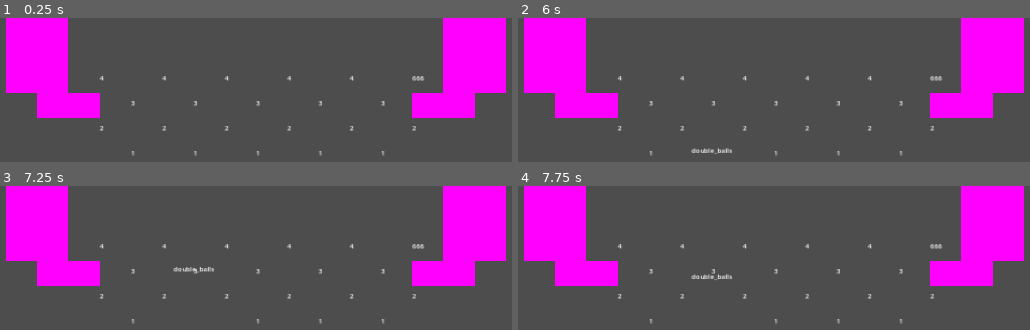
Above: before the commit, frames 1-4 (two rows, left to right).
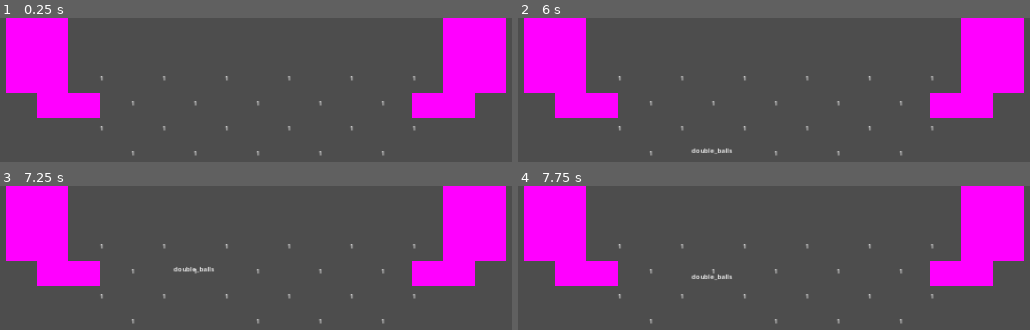
Above: after the commit, the same moments.

Repository: O-39889/brickout
Game: Godot game, scene res://scenes/level.tscn
The game is run twice, just before and just after one commit, with the same random seed, the same clock (stepped at 60 frames per second) and the same inputs.
Inputs (mouse positions are in pixels of both pictures, inside the frame that each line leads up to):
- Up to frame 1 (0.25 s): no input
- Up to frame 2 (6 s): tap Enter at 0.5 s; move the mouse to (outside the picture) at 0.52 s; click (outside the picture) at 0.67 s; tap R (debug_restart) every 0.75 s from 1.25 to 4.25 s; move the mouse to (outside the picture) at 1.27 s; click (outside the picture) at 1.42 s; move the mouse to (outside the picture) at 2.02 s; click (outside the picture) at 2.17 s; move the mouse to (outside the picture) at 2.77 s; click (outside the picture) at 2.92 s; move the mouse to (outside the picture) at 3.52 s; click (outside the picture) at 3.67 s; move the mouse to (outside the picture) at 4.27 s; click (outside the picture) at 4.42 s; move the mouse to (outside the picture) at 5.02 s; click (outside the picture) at 5.17 s; move the mouse to (outside the picture) at 5.77 s; click (outside the picture) at 5.92 s
- Up to frame 3 (7.25 s): move the mouse to (outside the picture) at 6.52 s; click (outside the picture) at 6.67 s
- Up to frame 4 (7.75 s): move the mouse to (outside the picture) at 7.27 s; click (outside the picture) at 7.42 s

The runs differ from the first frame. In frame 1, 0.3% of the frame differs, in the area x 19-83%, y 40-79%; in frame 2, 0.3%; in frame 3, 0.3%; in frame 4, 0.3%.

Commit message:
Refactor balls and powerups interactions?

Diff:
--- a/scenes/level.tscn
+++ b/scenes/level.tscn
@@ -25,71 +25,54 @@
 
 [node name="Brick" parent="Bricks" instance=ExtResource("4_vgqhg")]
 position = Vector2(585, 150)
-durability = 4
 
 [node name="Brick2" parent="Bricks" instance=ExtResource("4_vgqhg")]
 position = Vector2(735, 150)
-durability = 4
 
 [node name="Brick3" parent="Bricks" instance=ExtResource("4_vgqhg")]
 position = Vector2(885, 150)
-durability = 4
 
 [node name="Brick4" parent="Bricks" instance=ExtResource("4_vgqhg")]
 position = Vector2(1035, 150)
-durability = 4
 
 [node name="Brick5" parent="Bricks" instance=ExtResource("4_vgqhg")]
 position = Vector2(1185, 150)
-durability = 4
 
 [node name="Brick6" parent="Bricks" instance=ExtResource("4_vgqhg")]
 position = Vector2(1335, 150)
-durability = 666
 
 [node name="Brick7" parent="Bricks" instance=ExtResource("4_vgqhg")]
 position = Vector2(1260, 210)
-durability = 3
 
 [node name="Brick8" parent="Bricks" instance=ExtResource("4_vgqhg")]
 position = Vector2(1110, 210)
-durability = 3
 
 [node name="Brick9" parent="Bricks" instance=ExtResource("4_vgqhg")]
 position = Vector2(960, 210)
-durability = 3
 
 [node name="Brick10" parent="Bricks" instance=ExtResource("4_vgqhg")]
 position = Vector2(810, 210)
-durability = 3
 
 [node name="Brick11" parent="Bricks" instance=ExtResource("4_vgqhg")]
 position = Vector2(660, 210)
-durability = 3
 
 [node name="Brick12" parent="Bricks" instance=ExtResource("4_vgqhg")]
 position = Vector2(585, 270)
-durability = 2
 
 [node name="Brick13" parent="Bricks" instance=ExtResource("4_vgqhg")]
 position = Vector2(735, 270)
-durability = 2
 
 [node name="Brick14" parent="Bricks" instance=ExtResource("4_vgqhg")]
 position = Vector2(885, 270)
-durability = 2
 
 [node name="Brick15" parent="Bricks" instance=ExtResource("4_vgqhg")]
 position = Vector2(1035, 270)
-durability = 2
 
 [node name="Brick16" parent="Bricks" instance=ExtResource("4_vgqhg")]
 position = Vector2(1185, 270)
-durability = 2
 
 [node name="Brick17" parent="Bricks" instance=ExtResource("4_vgqhg")]
 position = Vector2(1335, 270)
-durability = 2
 
 [node name="Brick18" parent="Bricks" instance=ExtResource("4_vgqhg")]
 position = Vector2(1260, 330)
--- a/scripts/Level.gd
+++ b/scripts/Level.gd
@@ -1,4 +1,7 @@
 extends Node2D
+
+
+const BALL_LIMIT : int = 20;
 
 
 var mouse_captured := false;
@@ -44,35 +47,44 @@
 
 
 func add_ball(b: Ball):
+	if get_tree().get_nodes_in_group('balls').size() >= BALL_LIMIT:
+		return;
 	b.lost.connect(_on_ball_lost);
 	add_child(b);
 
 
 func add_ball_to_paddle(b: Ball):
+	if get_tree().get_nodes_in_group('balls').size() >= BALL_LIMIT:
+		return;
 	b.lost.connect(_on_ball_lost);
 	paddle.add_bawl(b);
 
 
 func clone_balls(b: Ball, n: int):
-	var angle_range : float = TAU if b.stuck else 2.0 * TAU;
+	var angle_range : float = PI if b.stuck else TAU;
 	for i in range(n):
-		pass
 		var new_ball : Ball = ball_packed.instantiate();
-		new_ball.position = b.position;
+		var angle_offset : float = (i + 1) * angle_range / (n + 1);
 		if b.stuck:
+			new_ball.position = b.global_position;
 			new_ball.position.y -= 1;
-			# i think it's clockwise
-			new_ball.velocity = b.speed * Vector2.LEFT.rotated((i + 1) * (angle_range / (n + 1)));
+			new_ball.velocity = b.speed * Vector2.LEFT.rotated(angle_offset);
 			new_ball.direction = new_ball.velocity.normalized();
 		else:
-			new_ball.velocity = b.velocity.rotated((i + 1) * (angle_range / (n + 1)));
-			new_ball.direction = b.velociy.normalized();
+			new_ball.position = b.position;
+			new_ball.velocity = b.velocity.rotated(angle_offset);
+			new_ball.direction = new_ball.velocity.normalized();
 		add_ball(new_ball);
+
+
+func murder_ball(b: Ball):
+	paddle.balls.erase(b);
+	b.queue_free();
 
 
 func _on_ball_lost(ball: Ball):
 	print('Lost ball ' + str(ball));
-	ball.queue_free();
+	murder_ball(ball);
 	# because the ball is queue'd free on the next frame so for now
 	# we still have it in the tree so will have to wait fur the next frame
 	await get_tree().physics_frame;
@@ -105,55 +117,53 @@
 	match powerup.id:
 		# GOOD
 		'paddle_enlarge':
-			paddle.change_size(true);
+			paddle.enlarge();
 		'paddle_shrink':
-			paddle.change_size(false);
+			paddle.shrink();
 		'add_ball':
 			# we will actually not even add it to the level
 			# but parent it to the paddle instead
 			var new_ball : Ball = ball_packed.instantiate();
-			new_ball.position = paddle.position - Vector2(0,1) * Ball.BALL_RADIUS;
+			new_ball.position.y = -Ball.BALL_RADIUS;
+			new_ball.position.x = paddle.width / 2;
 			new_ball.stuck = true;
 			add_ball_to_paddle(new_ball);
 		'triple_ball':
 			# gotta go back to enums and shit i guess with the powerup ids
 			# also will have to check for whether that random ball is stuck or not
-			var random_ball : Ball = get_tree().get_nodes_in_group('balls')[randi_range(
-				0, get_tree().get_nodes_in_group('balls').size() - 1
-			)];
-			var new_balls : Array[Ball];
-			# bruh
-			for i in range(2):
-				new_balls.append(ball_packed.instantiate());
-				new_balls.back().position = random_ball.position;
-				new_balls.back().velocity = random_ball.velocity.rotated((i + 1) * 2.0 * TAU / 3.0);
-				new_balls.back().direction = random_ball.direction.rotated((i + 1) * 2.0 * TAU / 3.0);
-			for b in new_balls:
-				add_ball(b);
-				# the same stuck check again
-				# actually might even actually just create a function that would
-				# just for a given N create N balls aroond a ball
-				# it's just that in case of double_balls it will hav to be
-				# done for every existing ball
+			var ball_selection : Array[Ball];
+			# have a lower chance of picking a non-stuck ball
+			for b in get_tree().get_nodes_in_group('balls'):
+				if b.stuck:
+					if randf() < 0.4:
+						ball_selection.append(b);
+				# only check the free bawls above the paddle
+				elif b.position.y <= paddle.position.y:
+					ball_selection.append(b);
+			# fallback (just get the first bawl available)
+			if ball_selection.is_empty():
+				ball_selection.append(get_tree().get_first_node_in_group('balls'));
+			clone_balls(ball_selection[randi_range(0, ball_selection.size() - 1)], 2);
 		'double_balls':
 			for b in get_tree().get_nodes_in_group('balls'):
-				var new_ball : Ball = ball_packed.instantiate();
-				new_ball.position = b.position;
-				new_ball.velocity = -b.velocity;
-				new_ball.direction = -b.direction;
-				add_ball(new_ball);
+				clone_balls(b, 1);
 		# NEUTRAL
 		# BAD
 		'pop_ball':
-			var balls_arr := get_tree().get_nodes_in_group('balls').duplicate();
-			if balls_arr.size() == 1:
+			# actually why tf am i duplicating this array lol
+			var balls_arr : Array[Ball];
+			if get_tree().get_nodes_in_group('balls').size() == 1:
 				return;
+			for b in get_tree().get_nodes_in_group('balls'):
+				if b.stuck:
+					if randf() < 0.4:
+						balls_arr.append(b);
+				else:
+					balls_arr.append(b);
+			if balls_arr.is_empty():
+				balls_arr.append(get_tree().get_first_node_in_group('balls'));
 			balls_arr.sort_custom(y_sort_balls_asc);
-			balls_arr = balls_arr.filter(filter_stuck_balls);
-			print('Sorted bawls:');
-			for b in balls_arr:
-				print(b.position);
-			balls_arr[0].queue_free();
+			murder_ball(balls_arr[0]);
 
 
 
--- a/scripts/Paddle.gd
+++ b/scripts/Paddle.gd
@@ -60,7 +60,15 @@
 	position.x = clamp(old_center - width / 2, 0, get_viewport_rect().size.x - width);
 
 
-func change_size(enlarge: bool):
+func enlarge():
+	_change_size(true);
+
+
+func shrink():
+	_change_size(false);
+
+
+func _change_size(enlarge: bool):
 	var delta: int;
 	if enlarge:
 		delta = 1;
--- a/scripts/Powerup.gd
+++ b/scripts/Powerup.gd
@@ -50,15 +50,6 @@
 			$CollisionShape2D.debug_color.h = 60.0 / 360.0;
 		'bad':
 			$CollisionShape2D.debug_color.h = 0.0;
-	match powerup.id:
-		'paddle_enlarge':
-			$DebugLbl.text = 'P+';
-		'paddle_shrink':
-			$DebugLbl.text = 'P-';
-		'add_ball':
-			$DebugLbl.text = '+B';
-		'triple_ball':
-			$DebugLbl.text = '3';
 	$DebugLbl.text = powerup.id;
 
 
